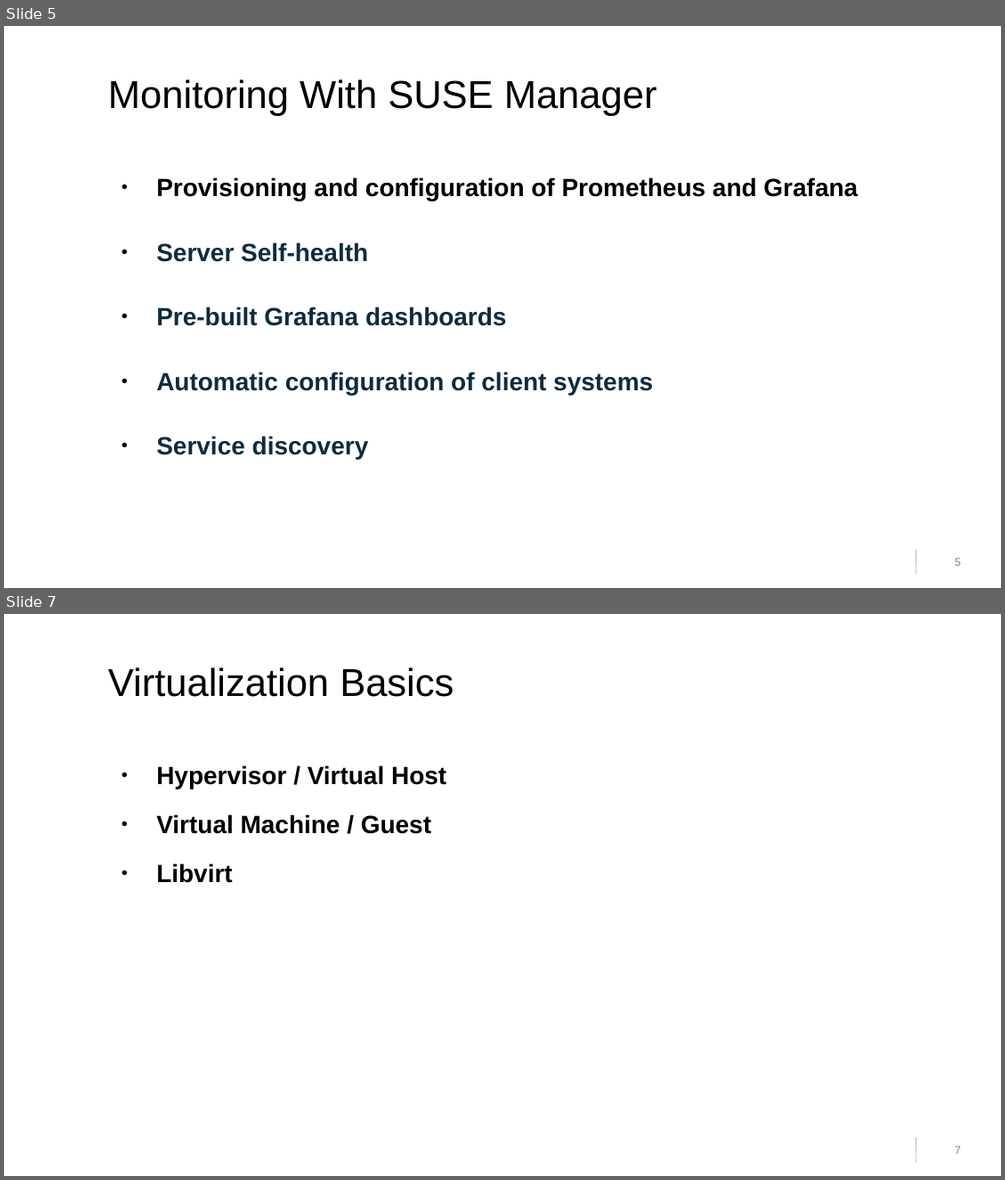
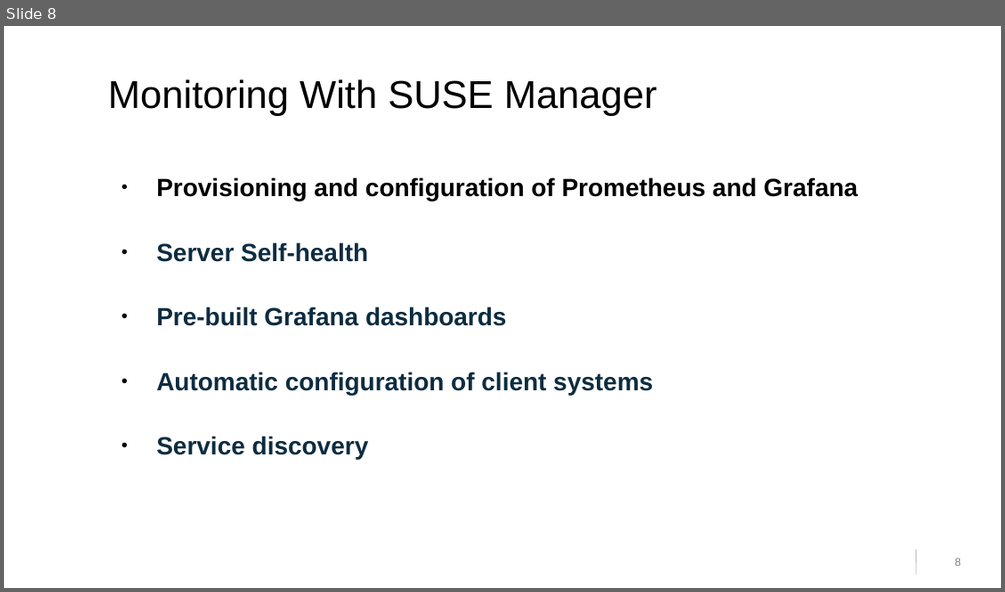
Before and after one commit to cbosdo/sumaform, a slide deck: lab/pdf/slides.odp. Shown one above the other, each under a label of ours: slides 5 and 7 before the commit, slide 8 after it; the slides between them are not shown. The pictures are 1005x1180 and 1005x592 pixels, drawn with LibreOffice and Linux fonts; fonts in the diff are those of the drawing; background and template pictures are left out. Boxes give left, top, right and bottom in pixels: in the first picture for what was removed or moved away, otherwise in the second. Text is boxed around its words. In the diff, an @@ line names an element or a change of style, - is before the commit and + after.

```diff
--- a/lab/pdf/slides.odp
+++ b/lab/pdf/slides.odp
@@ slide 7 removed at [4,614,1001,1176], background #FFFFFF; not listed: 2 template elements that a slide beside it also shows @@
@@ title removed at [108,667,453,697] @@
-Virtualization Basics
@@ text removed at [156,765,446,883] @@
-● Hypervisor / Virtual Host
-● Virtual Machine / Guest
-● Libvirt
@@ what was slide 5 is now slide 8 @@
```
Also in this commit, not shown: 3 slides changed, 1 slide added.
